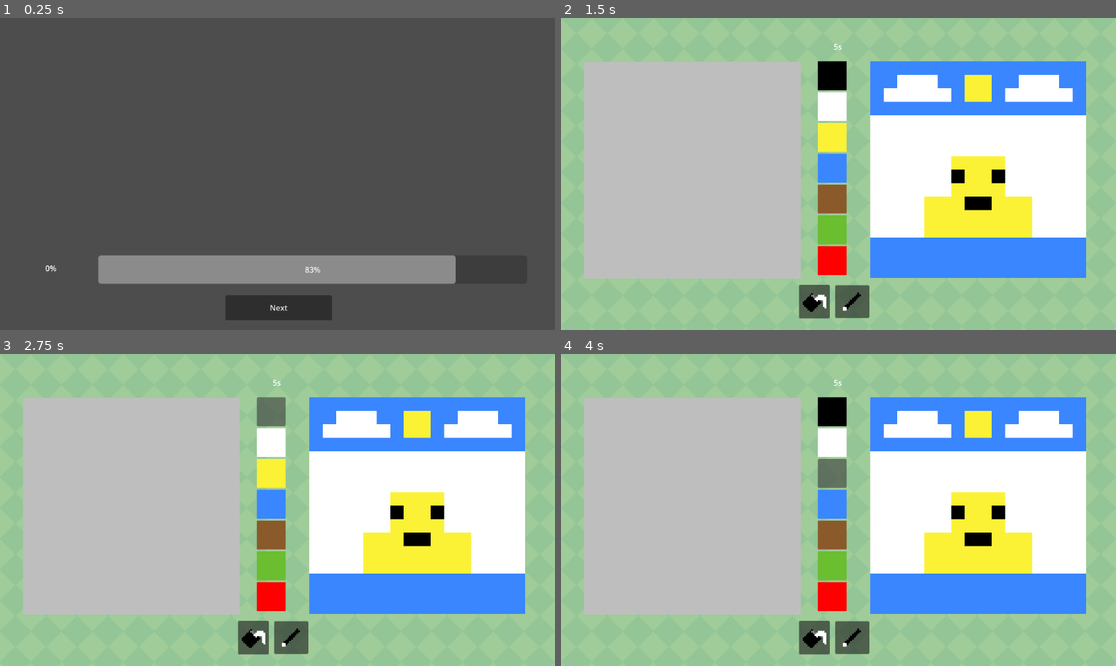
Above: before the commit, frames 1-4 (two rows, left to right).
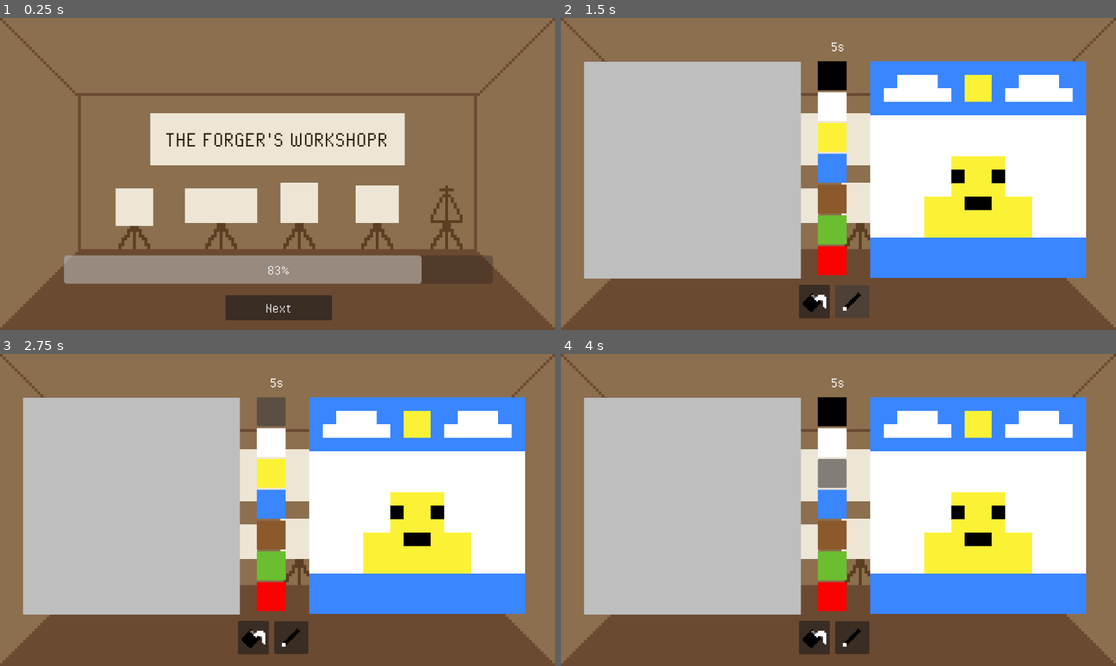
Above: after the commit, the same moments.

Repository: AbbYassine/The-Forger-s-Workshop-GMTK-2026
Game: Godot game, scene res://Scenes/results.tscn
Two runs of this game, one before a commit and one after it. Both use one fixed random seed, a clock stepped at 60 frames per second and the inputs below. The project has no main scene, so this scene is started directly.
Inputs (mouse positions are in pixels of both pictures, inside the frame that each line leads up to):
- Up to frame 1 (0.25 s): no input
- Up to frame 2 (1.5 s): click "Next" at 0.5 s; click "Retry" at 1.25 s
- Up to frame 3 (2.75 s): click (271, 413) at 2 s
- Up to frame 4 (4 s): click (832, 441) at 2.75 s; click (832, 472) at 3.5 s

The runs differ from the first frame. In frame 1, 93% of the frame differs, in the area x 0-100%, y 0-100%; in frame 2, 42%; in frame 3, 43%; in frame 4, 43%.

Commit message:
added the background

Diff:
--- a/Scenes/end_screen.tscn
+++ b/Scenes/end_screen.tscn
@@ -1,13 +1,25 @@
 [gd_scene format=3 uid="uid://8tw42qpxpnvx"]
 
 [ext_resource type="Script" uid="uid://c2xsu46iji15t" path="res://Scripts/end_screen.gd" id="1_f2mtv"]
+[ext_resource type="Texture2D" uid="uid://cpfqjnq4b770k" path="res://assets/Background/background.png" id="2_1gwaw"]
 
 [node name="EndScreen" type="Control" unique_id=470208089]
 layout_mode = 3
-anchors_preset = 0
-offset_right = 40.0
-offset_bottom = 40.0
+anchors_preset = 15
+anchor_right = 1.0
+anchor_bottom = 1.0
+grow_horizontal = 2
+grow_vertical = 2
 script = ExtResource("1_f2mtv")
+
+[node name="TextureRect" type="TextureRect" parent="." unique_id=805695015]
+layout_mode = 1
+anchors_preset = 15
+anchor_right = 1.0
+anchor_bottom = 1.0
+grow_horizontal = 2
+grow_vertical = 2
+texture = ExtResource("2_1gwaw")
 
 [node name="ResultLabel" type="Label" parent="." unique_id=924959090]
 layout_mode = 0
@@ -20,9 +32,16 @@
 offset_bottom = 23.0
 
 [node name="RetryButton" type="Button" parent="." unique_id=394776392]
-layout_mode = 0
-offset_left = 504.0
-offset_top = 413.0
-offset_right = 847.0
-offset_bottom = 506.0
+layout_mode = 1
+anchors_preset = 7
+anchor_left = 0.5
+anchor_top = 1.0
+anchor_right = 0.5
+anchor_bottom = 1.0
+offset_left = -171.5
+offset_top = -134.0
+offset_right = 171.5
+offset_bottom = -41.0
+grow_horizontal = 2
+grow_vertical = 0
 text = "Retry"
--- a/Scenes/main_menu.tscn
+++ b/Scenes/main_menu.tscn
@@ -1,7 +1,8 @@
 [gd_scene format=3 uid="uid://pcq8rppqacnt"]
 
-[ext_resource type="Texture2D" uid="uid://te037t3v1flg" path="res://assets/Background/Green.png" id="1_28flt"]
 [ext_resource type="Script" uid="uid://bl381jh7jry7b" path="res://Scripts/main_menu.gd" id="1_48xlc"]
+[ext_resource type="Texture2D" uid="uid://cpfqjnq4b770k" path="res://assets/Background/background.png" id="2_1ehe0"]
+[ext_resource type="FontFile" uid="uid://63588k5hdlkc" path="res://assets/font/PixelOperator.ttf" id="3_ce3w2"]
 
 [node name="main_menu" type="Node" unique_id=1915236102]
 script = ExtResource("1_48xlc")
@@ -12,23 +13,25 @@
 anchor_bottom = 1.0
 grow_horizontal = 2
 grow_vertical = 2
-texture = ExtResource("1_28flt")
-stretch_mode = 1
+texture = ExtResource("2_1ehe0")
 
-[node name="Game_Name" type="TextureRect" parent="." unique_id=1902638131]
-anchors_preset = 8
-anchor_left = 0.5
-anchor_top = 0.5
-anchor_right = 0.5
-anchor_bottom = 0.5
-offset_left = -308.0
-offset_top = -190.0
-offset_right = 308.0
-offset_bottom = 15.0
-grow_horizontal = 2
-grow_vertical = 2
+[node name="Label" type="Label" parent="." unique_id=699396192]
+texture_filter = 1
+custom_minimum_size = Vector2(500, 100)
+offset_left = 299.0
+offset_top = 202.0
+offset_right = 849.0
+offset_bottom = 302.0
+theme_override_colors/font_color = Color(0.16024098, 0.13153222, 0.061361596, 1)
+theme_override_fonts/font = ExtResource("3_ce3w2")
+theme_override_font_sizes/font_size = 50
+text = "THE FORGER'S WORKSHOPR"
+horizontal_alignment = 1
+vertical_alignment = 1
 
-[node name="start" type="Button" parent="." unique_id=198391547]
+[node name="Buttons" type="Node" parent="." unique_id=416555020]
+
+[node name="start" type="Button" parent="Buttons" unique_id=198391547]
 texture_filter = 1
 anchors_preset = 8
 anchor_left = 0.5
@@ -36,14 +39,16 @@
 anchor_right = 0.5
 anchor_bottom = 0.5
 offset_left = -307.0
-offset_top = 87.0
+offset_top = 203.0
 offset_right = -20.0
-offset_bottom = 166.0
+offset_bottom = 282.0
 grow_horizontal = 2
 grow_vertical = 2
+theme_override_fonts/font = ExtResource("3_ce3w2")
+theme_override_font_sizes/font_size = 32
 text = "START"
 
-[node name="exit" type="Button" parent="." unique_id=857995137]
+[node name="exit" type="Button" parent="Buttons" unique_id=857995137]
 texture_filter = 1
 anchors_preset = 8
 anchor_left = 0.5
@@ -51,12 +56,14 @@
 anchor_right = 0.5
 anchor_bottom = 0.5
 offset_left = 21.0
-offset_top = 87.0
+offset_top = 203.0
 offset_right = 308.0
-offset_bottom = 166.0
+offset_bottom = 282.0
 grow_horizontal = 2
 grow_vertical = 2
+theme_override_fonts/font = ExtResource("3_ce3w2")
+theme_override_font_sizes/font_size = 32
 text = "EXIT"
 
-[connection signal="pressed" from="start" to="." method="_on_start_pressed"]
-[connection signal="pressed" from="exit" to="." method="_on_exit_pressed"]
+[connection signal="pressed" from="Buttons/start" to="." method="_on_start_pressed"]
+[connection signal="pressed" from="Buttons/exit" to="." method="_on_exit_pressed"]
--- a/Scenes/results.tscn
+++ b/Scenes/results.tscn
@@ -1,6 +1,8 @@
 [gd_scene format=3 uid="uid://lmrs4vfn8hbu"]
 
 [ext_resource type="Script" uid="uid://cxpa6b5mf5kli" path="res://Scripts/results.gd" id="1_r1how"]
+[ext_resource type="Texture2D" uid="uid://cpfqjnq4b770k" path="res://assets/Background/background.png" id="2_3iro3"]
+[ext_resource type="FontFile" uid="uid://63588k5hdlkc" path="res://assets/font/PixelOperator.ttf" id="3_txdwj"]
 
 [node name="Results" type="Control" unique_id=960155909]
 layout_mode = 3
@@ -10,6 +12,30 @@
 grow_horizontal = 2
 grow_vertical = 2
 script = ExtResource("1_r1how")
+
+[node name="TextureRect" type="TextureRect" parent="." unique_id=1180695225]
+layout_mode = 1
+anchors_preset = 15
+anchor_right = 1.0
+anchor_bottom = 1.0
+grow_horizontal = 2
+grow_vertical = 2
+texture = ExtResource("2_3iro3")
+
+[node name="Label" type="Label" parent="." unique_id=1434576857]
+texture_filter = 1
+custom_minimum_size = Vector2(500, 100)
+layout_mode = 0
+offset_left = 299.0
+offset_top = 202.0
+offset_right = 849.0
+offset_bottom = 302.0
+theme_override_colors/font_color = Color(0.16024098, 0.13153222, 0.061361596, 1)
+theme_override_fonts/font = ExtResource("3_txdwj")
+theme_override_font_sizes/font_size = 50
+text = "THE FORGER'S WORKSHOPR"
+horizontal_alignment = 1
+vertical_alignment = 1
 
 [node name="Playerpainting" type="TextureRect" parent="." unique_id=277232041]
 layout_mode = 1
@@ -37,39 +63,25 @@
 expand_mode = 1
 stretch_mode = 5
 
-[node name="Accuracylabel" type="Label" parent="." unique_id=1188346947]
+[node name="ProgressBar" type="ProgressBar" parent="." unique_id=864516716]
 texture_filter = 1
-layout_mode = 1
-anchors_preset = 3
-anchor_left = 1.0
-anchor_top = 1.0
-anchor_right = 1.0
-anchor_bottom = 1.0
-offset_left = -1134.0
-offset_top = -158.0
-offset_right = -958.0
-offset_bottom = -99.0
-grow_horizontal = 0
-grow_vertical = 0
-text = "Accurancy"
-horizontal_alignment = 1
-vertical_alignment = 1
-
-[node name="ProgressBar" type="ProgressBar" parent="." unique_id=864516716]
 layout_mode = 1
 anchors_preset = 7
 anchor_left = 0.5
 anchor_top = 1.0
 anchor_right = 0.5
 anchor_bottom = 1.0
-offset_left = -372.0
+offset_left = -443.0
 offset_top = -155.0
-offset_right = 518.0
+offset_right = 447.0
 offset_bottom = -96.0
 grow_horizontal = 2
 grow_vertical = 0
+theme_override_fonts/font = ExtResource("3_txdwj")
+theme_override_font_sizes/font_size = 32
 
 [node name="NextButton" type="Button" parent="." unique_id=3818113]
+texture_filter = 1
 layout_mode = 1
 anchors_preset = 7
 anchor_left = 0.5
@@ -82,4 +94,6 @@
 offset_bottom = -20.0
 grow_horizontal = 2
 grow_vertical = 0
+theme_override_fonts/font = ExtResource("3_txdwj")
+theme_override_font_sizes/font_size = 32
 text = "Next"
--- a/Scenes/sub_viewport_container.tscn
+++ b/Scenes/sub_viewport_container.tscn
@@ -2,9 +2,10 @@
 
 [ext_resource type="Script" uid="uid://c6fugqeno0wew" path="res://Scripts/node.gd" id="1_3tun1"]
 [ext_resource type="Script" uid="uid://cq5ptlr8886st" path="res://Scripts/node_2d.gd" id="1_nl5jd"]
-[ext_resource type="Texture2D" uid="uid://te037t3v1flg" path="res://assets/Background/Green.png" id="2_po7aq"]
+[ext_resource type="Texture2D" uid="uid://cpfqjnq4b770k" path="res://assets/Background/background.png" id="2_7mae1"]
 [ext_resource type="Texture2D" uid="uid://b7f4jwir5gmfb" path="res://assets/paintings/duck.png" id="3_so2p4"]
 [ext_resource type="Script" uid="uid://bnlv0si6y70vy" path="res://Scripts/grid_container.gd" id="4_2de4x"]
+[ext_resource type="FontFile" uid="uid://63588k5hdlkc" path="res://assets/font/PixelOperator.ttf" id="4_7mae1"]
 [ext_resource type="Texture2D" uid="uid://hw7vhr7qcpop" path="res://assets/tools/bucket.png" id="5_vl6kb"]
 [ext_resource type="Texture2D" uid="uid://cfd5cp7h4iw8q" path="res://assets/tools/pencil2.png" id="6_vl6kb"]
 
@@ -38,8 +39,7 @@
 anchor_bottom = 1.0
 grow_horizontal = 2
 grow_vertical = 2
-texture = ExtResource("2_po7aq")
-stretch_mode = 1
+texture = ExtResource("2_7mae1")
 
 [node name="SubViewportContainer" type="SubViewportContainer" parent="." unique_id=1720244128]
 anchors_preset = -1
@@ -85,6 +85,8 @@
 offset_right = 83.0
 offset_bottom = 73.0
 grow_horizontal = 2
+theme_override_fonts/font = ExtResource("4_7mae1")
+theme_override_font_sizes/font_size = 32
 horizontal_alignment = 1
 vertical_alignment = 1
 
--- a/Scripts/results.gd
+++ b/Scripts/results.gd
@@ -28,11 +28,7 @@
 	progress_bar.value = 100
 	var tween = create_tween()
 	tween.set_parallel(true)
-	tween.tween_method(_update_accuracy_label, 0.0, target, 1.5)
 	tween.tween_property(progress_bar, "value", target, 1.5)
-
-func _update_accuracy_label(value: float) -> void:
-	accuracy_label.text = str(int(value)) + "%"
 
 
 func _on_next_pressed() -> void:
Binary file added: assets/Background/background.png
Not shown, added: assets/Background/background.png.import
Binary file added: assets/font/PixelOperator.ttf
Not shown, added: assets/font/PixelOperator.ttf.import
